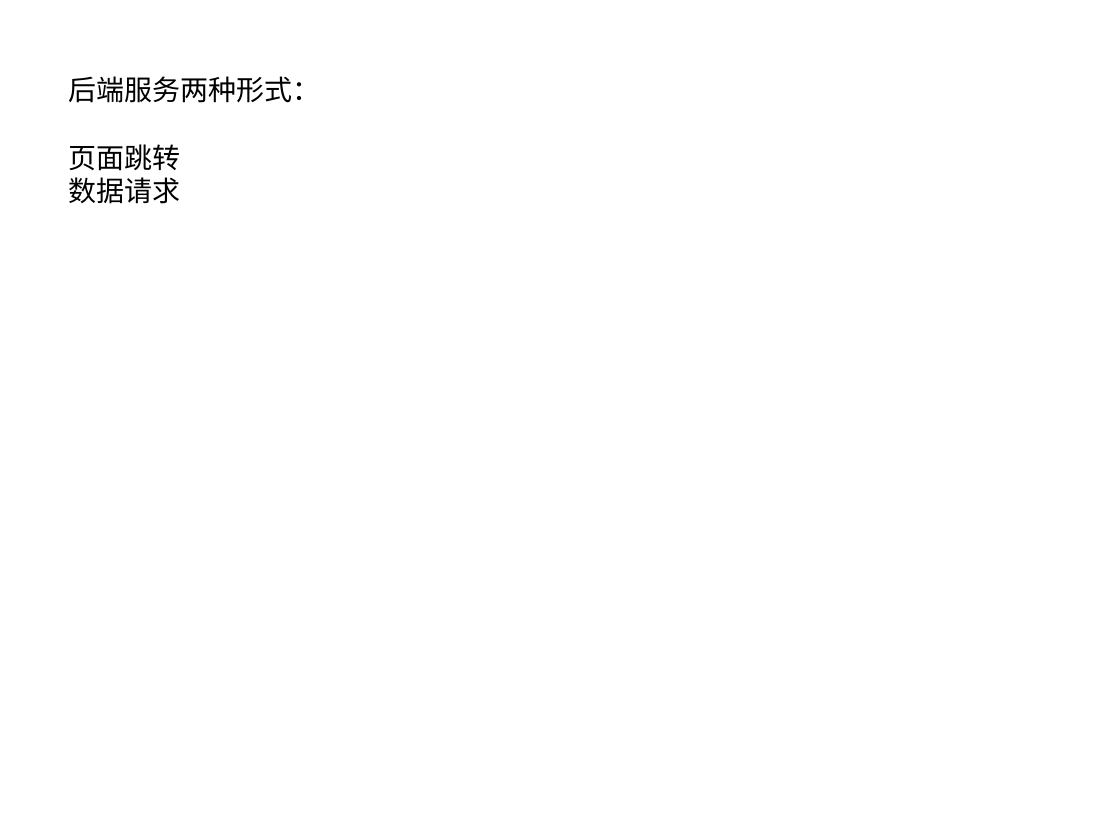
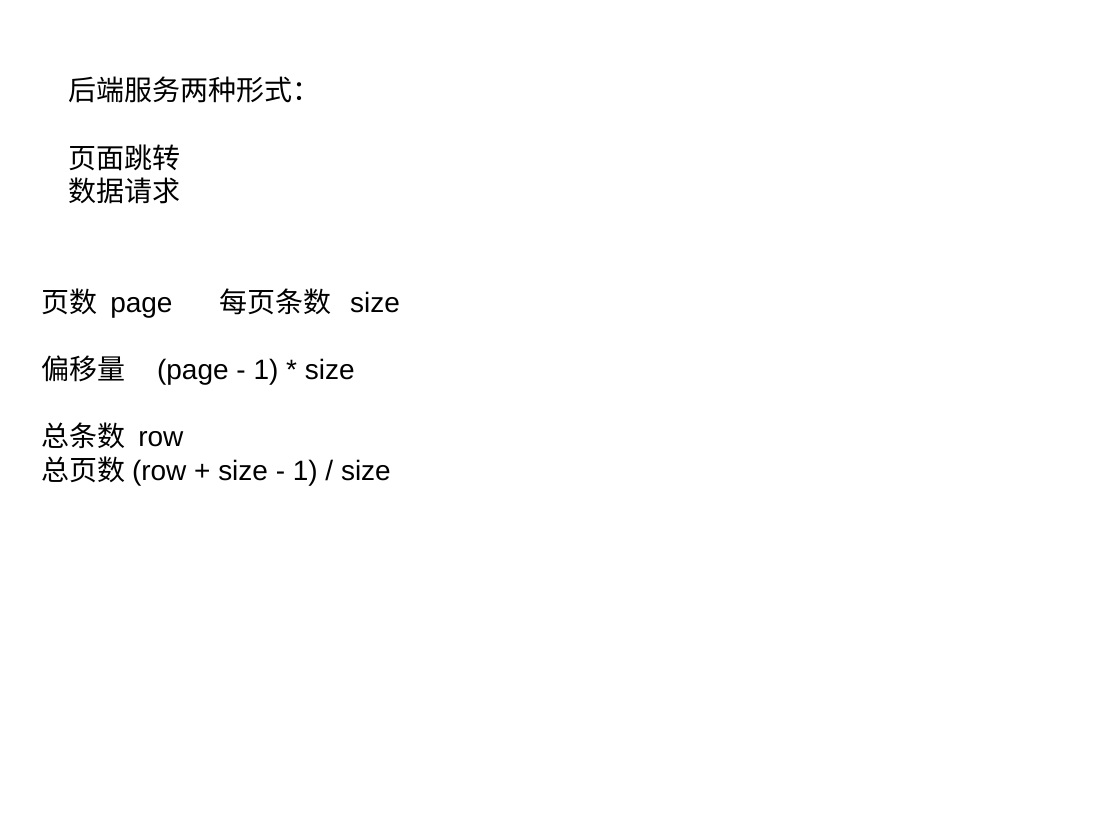
Before and after one commit to figerandlmj/duyiNativeJs, a slide deck: slide 13 of nodeJs/readme.ppt. Drawn at 1120x840 pixels with LibreOffice and Linux fonts; fonts in the diff are those of the drawing. Boxes give left, top, right and bottom in pixels: in the first picture for what was removed or moved away, otherwise in the second. Text is boxed around its words. In the diff, an @@ line names an element or a change of style, - is before the commit and + after.

```diff
--- a/nodeJs/readme.ppt
+++ b/nodeJs/readme.ppt
@@ text added at (42, 288, 400, 485), 18 pt, text #000000 @@
+页数 page 每页条数 size
+偏移量 (page - 1) * size
+总条数 row
+总页数 (row + size - 1) / size
```
Also in this commit, not shown: 20 other files.
